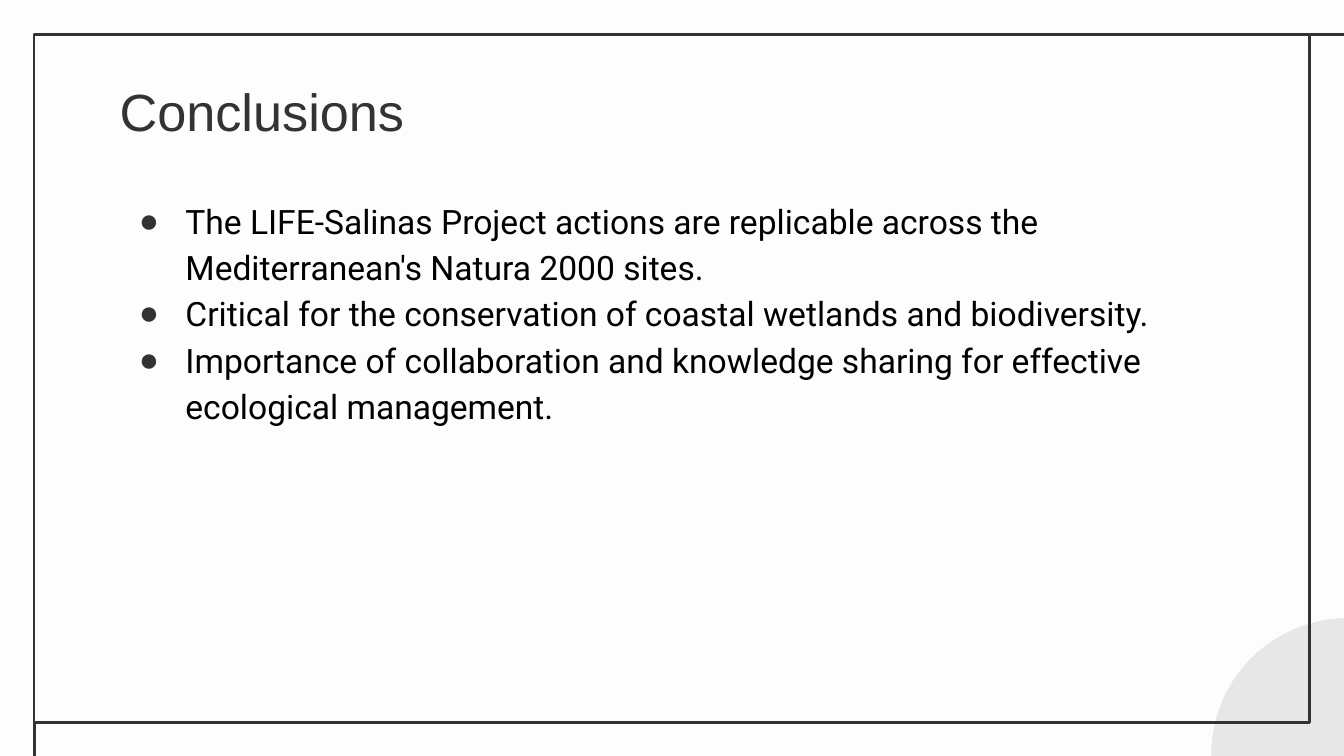
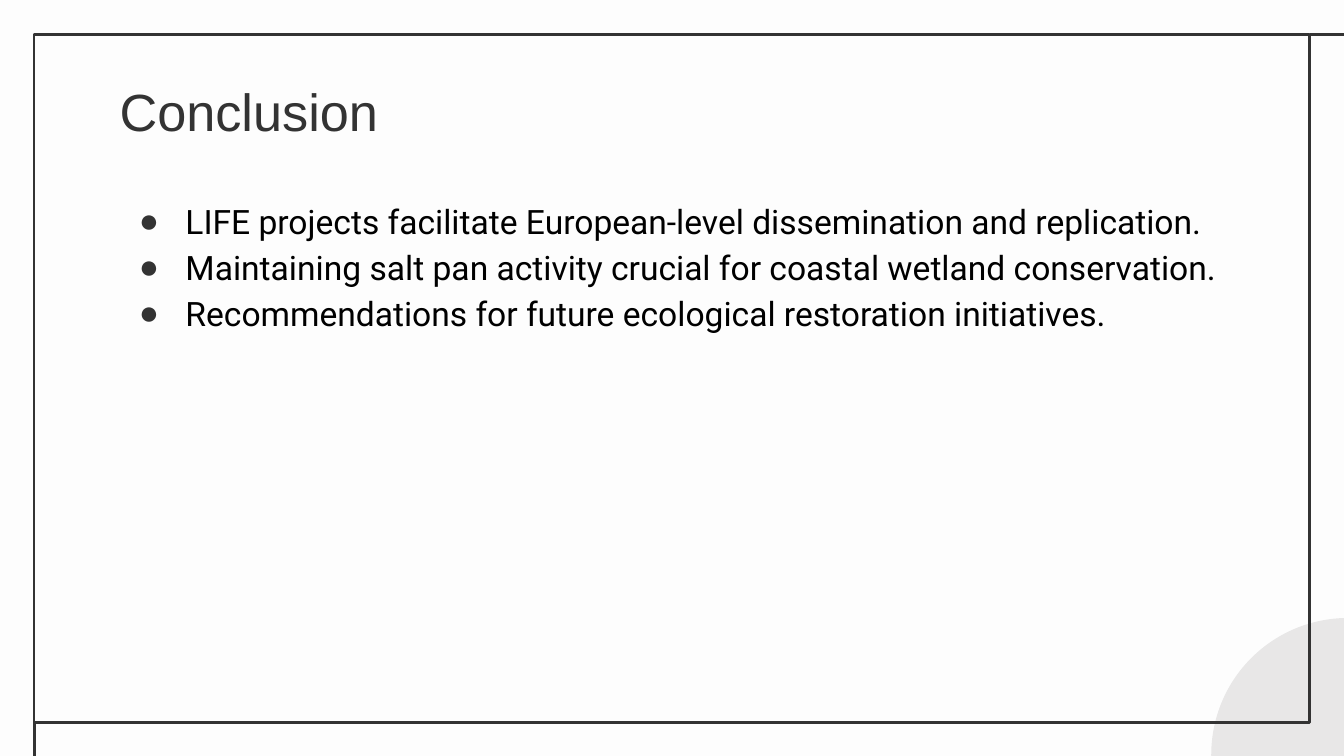
Before and after one commit to knowhrishi/AutoDeckAI-EchoHack, a slide deck: slide 6 of generated_presentation.pptx. Drawn at 1344x756 pixels with LibreOffice and Linux fonts; fonts in the diff are those of the drawing. Boxes give left, top, right and bottom in pixels: in the first picture for what was removed or moved away, otherwise in the second. Text is boxed around its words. In the diff, an @@ line names an element or a change of style, - is before the commit and + after.

```diff
--- a/generated_presentation.pptx
+++ b/generated_presentation.pptx
@@ title at (120,93,378,132): text changed @@
-Conclusions
+Conclusion
@@ subtitle at (185,208,1216,333): text changed @@
-● The LIFE-Salinas Project actions are replicable across the Mediterranean's Natura 2000 sites.
-● Critical for the conservation of coastal wetlands and biodiversity.
-● Importance of collaboration and knowledge sharing for effective ecological management.
+● LIFE projects facilitate European-level dissemination and replication.
+● Maintaining salt pan activity crucial for coastal wetland conservation.
+● Recommendations for future ecological restoration initiatives.
```
Also in this commit, not shown: 4 other slides changed, 2 slides added, 2 slides removed, 3 other files.
